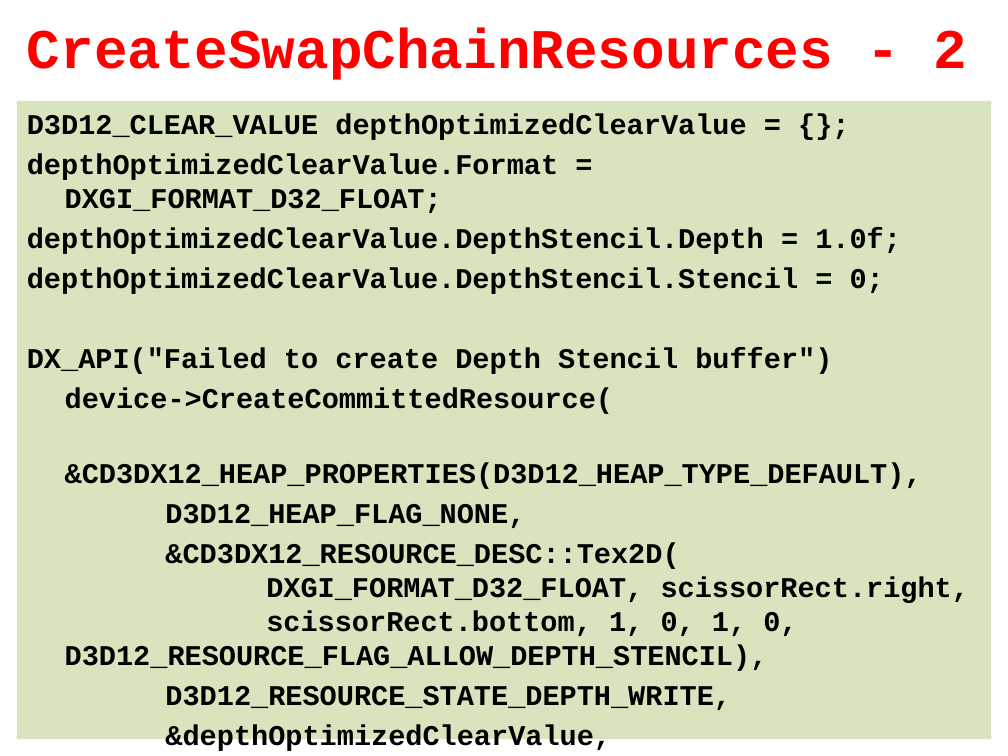
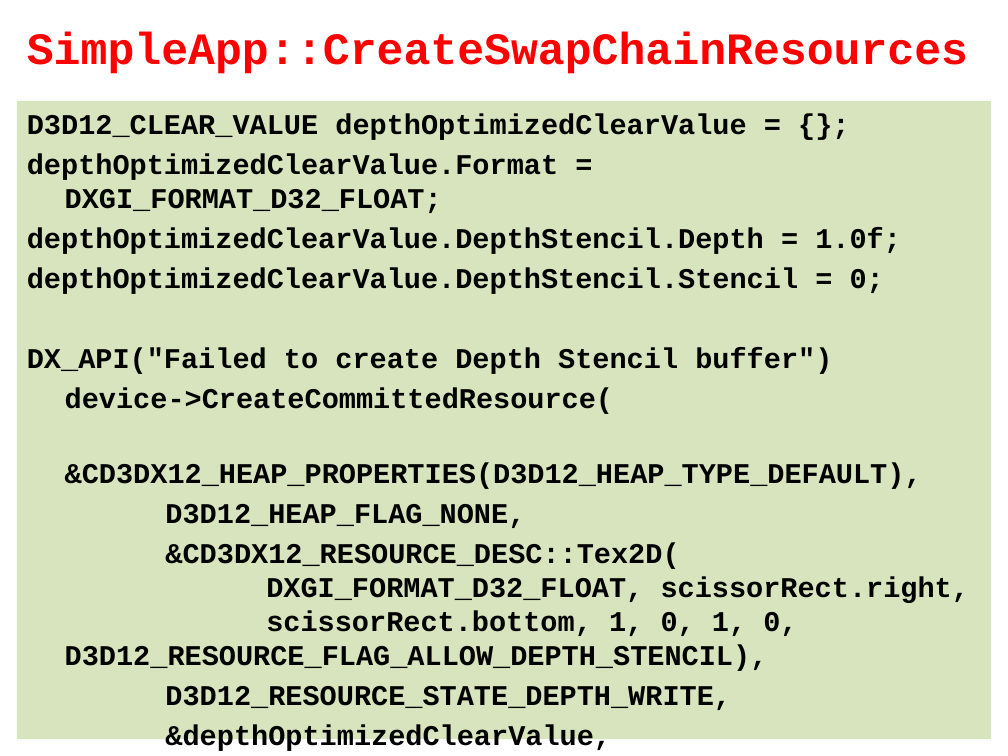
Before and after one commit to szecsi/dx12, a slide deck: slide 12 of Slides/ggl003-Assimp.pptx. Drawn at 1008x756 pixels with LibreOffice and Linux fonts; fonts in the diff are those of the drawing; background and template pictures are left out. Boxes give left, top, right and bottom in pixels: in the first picture for what was removed or moved away, otherwise in the second. Text is boxed around its words. In the diff, an @@ line names an element or a change of style, - is before the commit and + after.

```diff
--- a/Slides/ggl003-Assimp.pptx
+++ b/Slides/ggl003-Assimp.pptx
@@ title at (27,32,968,74): text changed; size 40 to 32 pt @@
-CreateSwapChainResources - 2
+SimpleApp::CreateSwapChainResources
```
Also in this commit, not shown: 4 other slides changed, 16 other files.
